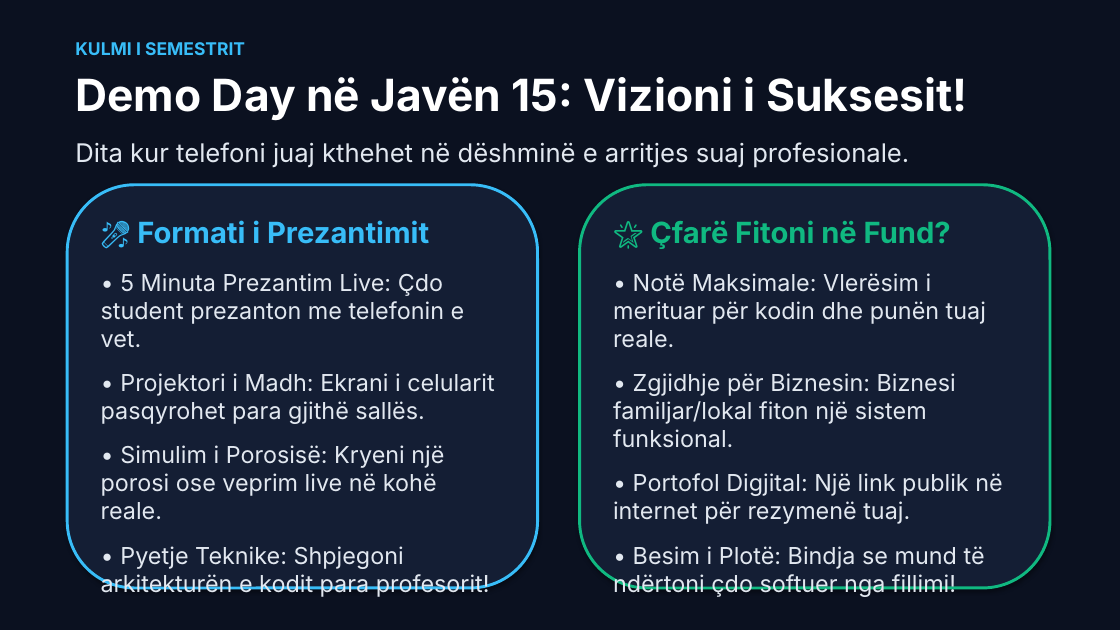
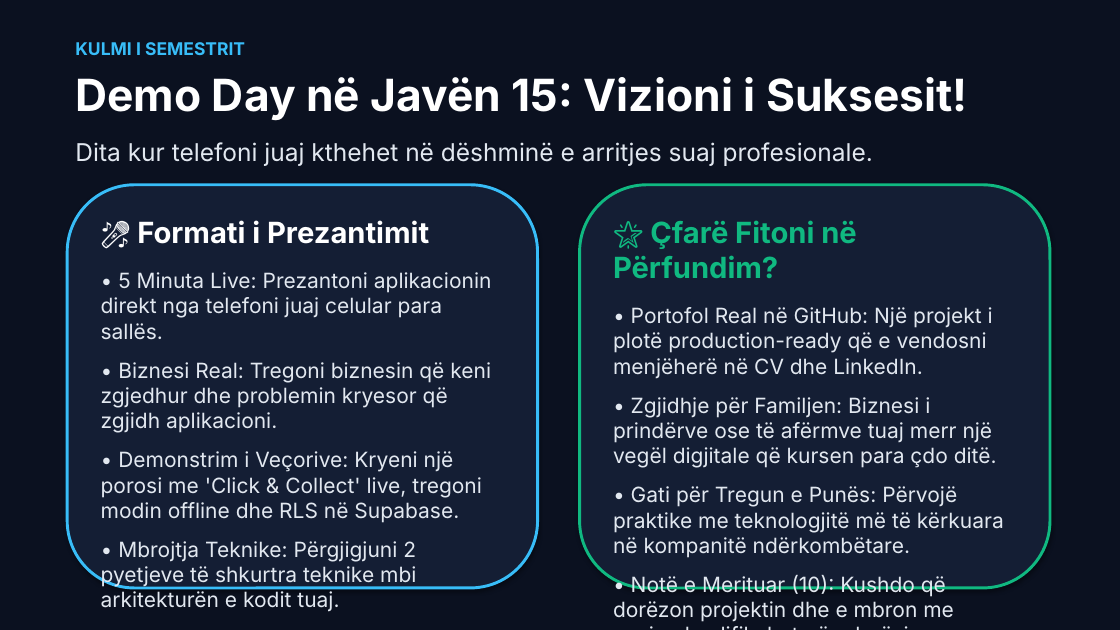
Before and after one commit to arbenl/arbenl.github.io, a slide deck: slide 14 of Jave1_Hyrje_Nextjs_PWA_Copilot_2026.pptx. Drawn at 1120x630 pixels with LibreOffice and Linux fonts; fonts in the diff are those of the drawing. Boxes give left, top, right and bottom in pixels: in the first picture for what was removed or moved away, otherwise in the second. Text is boxed around its words. In the diff, an @@ line names an element or a change of style, - is before the commit and + after.

```diff
--- a/Jave1_Hyrje_Nextjs_PWA_Copilot_2026.pptx
+++ b/Jave1_Hyrje_Nextjs_PWA_Copilot_2026.pptx
@@ text "Dita kur telefoni juaj kthehet ..." at box(75, 142, 873, 166): size 22 to 21 pt @@
@@ text at box(137, 220, 429, 244): text colour #38BDF8 to #FFFFFF in "🎤 Formati i Prezantimit" @@
@@ text at box(613, 220, 1004, 622): text changed; size 20 to 18 pt @@
-🌟 Çfarë Fitoni në Fund?
-• Notë Maksimale: Vlerësim i merituar për kodin dhe punën tuaj reale.
-• Zgjidhje për Biznesin: Biznesi familjar/lokal fiton një sistem funksional.
-• Portofol Digjital: Një link publik në internet për rezymenë tuaj.
-• Besim i Plotë: Bindja se mund të ndërtoni çdo softuer nga fillimi!
+🌟 Çfarë Fitoni në Përfundim?
+• Portofol Real në GitHub: Një projekt i plotë production-ready që e vendosni menjëherë në CV dhe LinkedIn.
+• Zgjidhje për Familjen: Biznesi i prindërve ose të afërmve tuaj merr një vegël digjitale që kursen para çdo ditë.
+• Gati për Tregun e Punës: Përvojë praktike me teknologjitë më të kërkuara në kompanitë ndërkombëtare.
+• Notë e Merituar (10): Kushdo që dorëzon projektin dhe e mbron me pasion kualifikohet për vlerësim maksimal!
@@ text at box(101, 272, 492, 612): text changed; size 20 to 18 pt @@
-• 5 Minuta Prezantim Live: Çdo student prezanton me telefonin e vet.
-• Projektori i Madh: Ekrani i celularit pasqyrohet para gjithë sallës.
-• Simulim i Porosisë: Kryeni një porosi ose veprim live në kohë reale.
-• Pyetje Teknike: Shpjegoni arkitekturën e kodit para profesorit!
+• 5 Minuta Live: Prezantoni aplikacionin direkt nga telefoni juaj celular para sallës.
+• Biznesi Real: Tregoni biznesin që keni zgjedhur dhe problemin kryesor që zgjidh aplikacioni.
+• Demonstrim i Veçorive: Kryeni një porosi me 'Click & Collect' live, tregoni modin offline dhe RLS në Supabase.
+• Mbrojtja Teknike: Përgjigjuni 2 pyetjeve të shkurtra teknike mbi arkitekturën e kodit tuaj.
```
Also in this commit, not shown: 12 other slides changed, 6 slides added, 6 slides removed, 1 other file.
